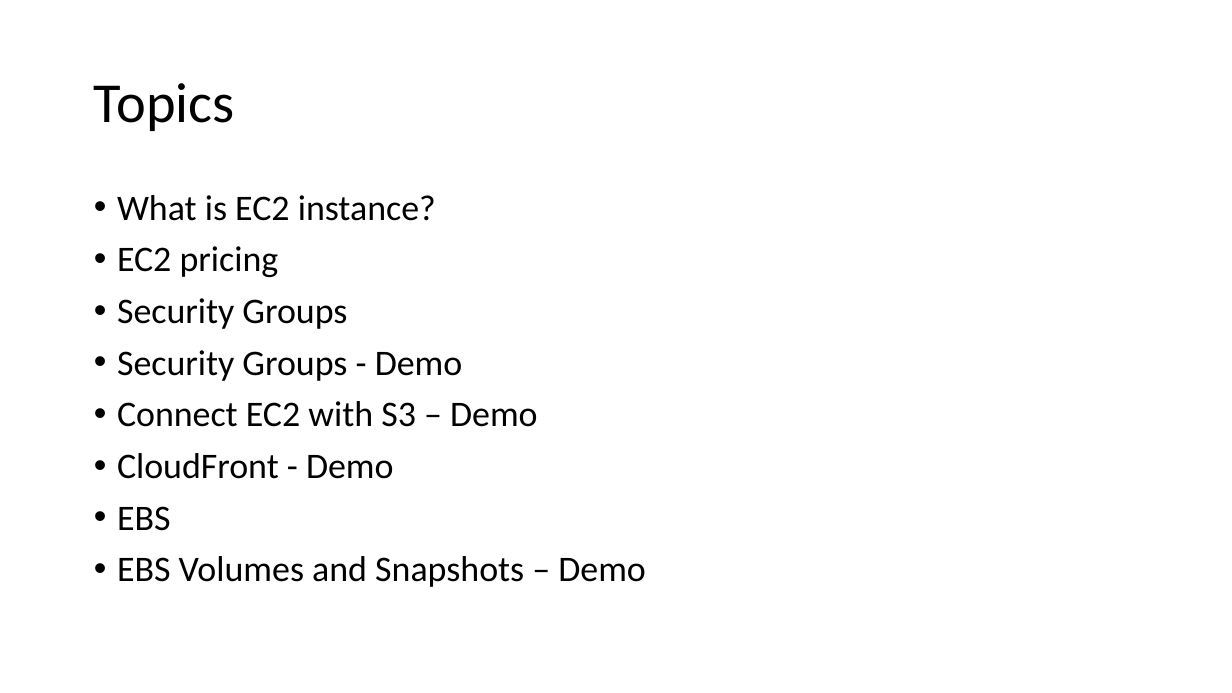
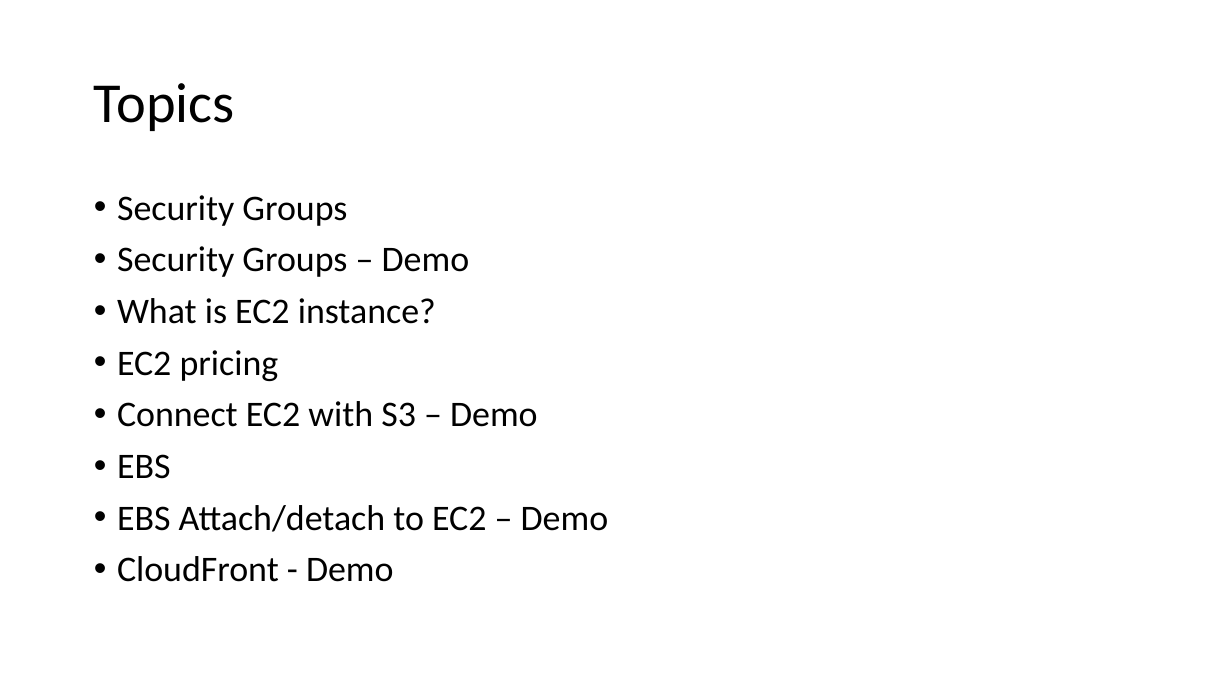
Before and after one commit to aloknath1/cloud-computing, a slide deck: slide 2 of Session-3.pptx. Drawn at 1232x693 pixels with LibreOffice and Linux fonts; fonts in the diff are those of the drawing. Boxes give left, top, right and bottom in pixels: in the first picture for what was removed or moved away, otherwise in the second. Text is boxed around its words. In the diff, an @@ line names an element or a change of style, - is before the commit and + after.

```diff
--- a/Session-3.pptx
+++ b/Session-3.pptx
@@ text at (x1=117, y1=195, x2=470, y2=277): paragraphs added @@
+• Security Groups
+• Security Groups – Demo
@@ text at (x1=117, y1=298, x2=463, y2=381): paragraphs removed @@
-• Security Groups
-• Security Groups - Demo
@@ text at (x1=117, y1=454, x2=609, y2=532): paragraphs added @@
+• EBS
+• EBS Attach/detach to EC2 – Demo
@@ text at (x1=117, y1=506, x2=646, y2=587): paragraphs removed @@
-• EBS
-• EBS Volumes and Snapshots – Demo
```
Also in this commit, not shown: 3 other slides changed, 7 slides added, 1 slide removed, 1 other file.
